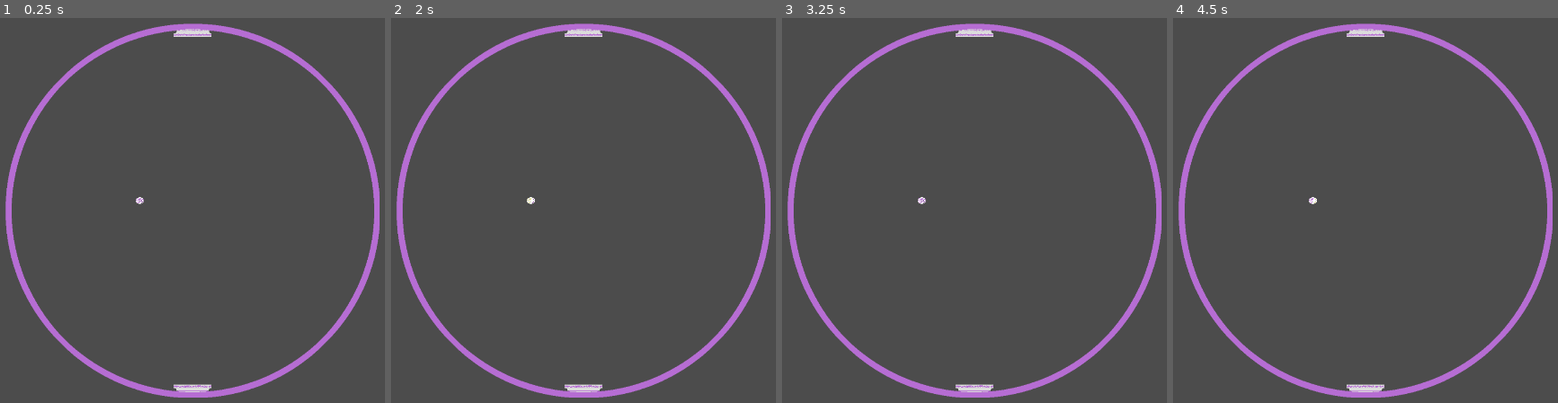
Above: before the commit, frames 1-4 (left to right).
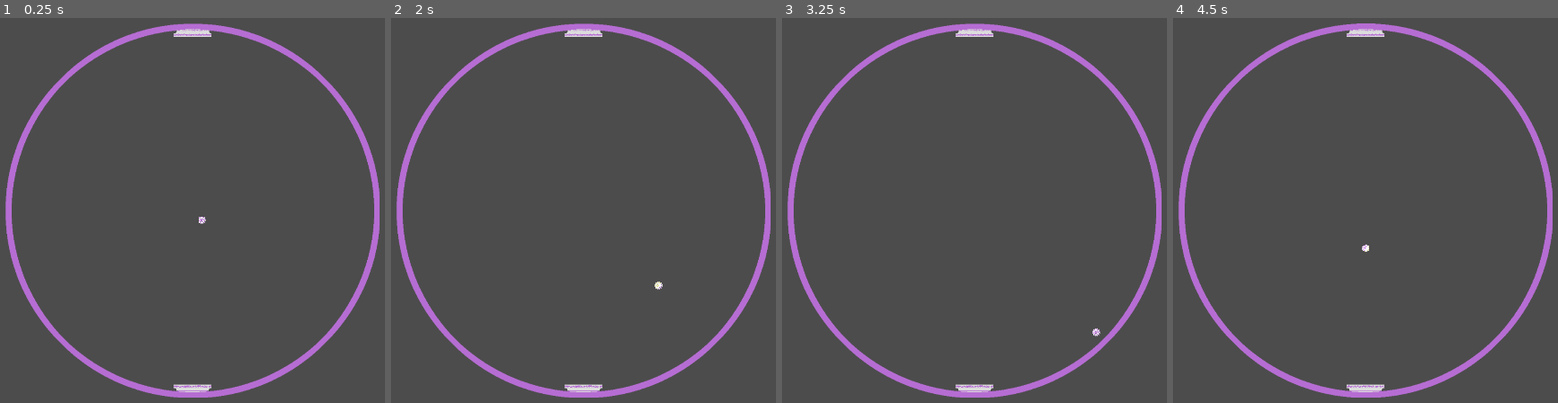
Above: after the commit, the same moments.

Repository: tannercantlay/Star-Pong
Game: Godot game, scene res://Scenes/OuterCollider.tscn
Two runs of this game, one before a commit and one after it. Both use one fixed random seed, a clock stepped at 60 frames per second and the inputs below.
Inputs:
- Up to frame 1 (0.25 s): no input
- Up to frame 2 (2 s): tap Enter at 0.5 s; tap Space at 1.25 s
- Up to frame 3 (3.25 s): tap Enter at 2 s; tap Space at 2.75 s
- Up to frame 4 (4.5 s): tap Enter at 3.5 s; tap Space at 4.25 s

The runs differ from the first frame. In frame 1, less than 0.1% of the frame differs, in the area x 35-54%, y 46-54%; in frame 2, less than 0.1%; in frame 3, less than 0.1%; in frame 4, 0.5%, in the area x 1-99%, y 1-99%.
Error before the commit: Parse Error: The method "set_pos" isn't declared in the current class. (res://ball.gd:37)

Commit message:
ball reset and score incrementation

Diff:
--- a/Pong/Scenes/OuterCollider.tscn
+++ b/Pong/Scenes/OuterCollider.tscn
@@ -7,6 +7,7 @@
 [ext_resource path="res://paddle2.gd" type="Script" id=5]
 [ext_resource path="res://Sprites/SpriteSheets/Platform_P.png" type="Texture" id=6]
 [ext_resource path="res://Sprites/SpriteSheets/Ball.png" type="Texture" id=7]
+[ext_resource path="res://gameManager.gd" type="Script" id=8]
 
 [sub_resource type="CanvasItemMaterial" id=1]
 
@@ -59,18 +60,21 @@
 position = Vector2( 0.583742, 2.97754 )
 current = true
 
-[node name="OuterRing_P" type="Sprite" parent="."]
-texture = ExtResource( 1 )
+[node name="Outer ring" type="KinematicBody2D" parent="."]
+position = Vector2( 0, 1.199 )
+script = ExtResource( 8 )
 
-[node name="StaticBody2D" type="StaticBody2D" parent="OuterRing_P"]
-position = Vector2( 0, 1.199 )
-
-[node name="CollisionPolygon2D" type="CollisionPolygon2D" parent="OuterRing_P/StaticBody2D"]
+[node name="CollisionPolygon2D" type="CollisionPolygon2D" parent="Outer ring"]
 material = SubResource( 1 )
 position = Vector2( -45.3893, 146.891 )
 scale = Vector2( 88.7414, 75.6079 )
 build_mode = 1
 polygon = PoolVector2Array( 0.0575035, -8.35868, 0.818746, -8.3942, 1.31438, -8.34034, 1.74577, -8.23261, 2.08537, -8.1 …(2082 unchanged characters)…
+
+[node name="OuterRing_P" type="Sprite" parent="Outer ring/CollisionPolygon2D"]
+position = Vector2( 0.511478, -1.95866 )
+scale = Vector2( 0.0112687, 0.0132261 )
+texture = ExtResource( 1 )
 
 [node name="Paddle1" type="KinematicBody2D" parent="."]
 script = ExtResource( 2 )
@@ -105,7 +109,6 @@
 script = ExtResource( 4 )
 
 [node name="CollisionShape2D" type="CollisionShape2D" parent="Ball"]
-position = Vector2( -141.367, -27.2835 )
 shape = SubResource( 5 )
 
 [node name="ballSprite" type="Sprite" parent="Ball/CollisionShape2D"]
--- a/Pong/ball.gd
+++ b/Pong/ball.gd
@@ -23,24 +23,24 @@
 func _physics_process(delta):
 	var collision = move_and_collide(velocity * delta)
 	if collision:
-		velocity = velocity.bounce(collision.normal)
-
 		# if ball hit the outer ring
 		if collision.collider.has_method("hit"):
-			print("Entered Hit Method")
+			print_debug("Entered Hit Method")
 			collision.collider.hit(lastHit)
 			velocity = Vector2(0,lastHit)
 
 			# repositions ball to center of game, offset up if purple scored or down if yellow scored
 			# ? will call logic from gameManager to update game score, reposition paddles after a score?
 			if lastHit == "yellow":
-				set_pos(0,1)
+				position = Vector2(0,-100)
 			elif lastHit == "purple":
-				set_pos(0,-1)
+				position = Vector2(0,100)
 
 		# if ball hits a paddle
 		if collision.collider.has_method("getTeam"):
+			print_debug("Entered team Method")
 			lastHit = collision.collider.getTeam()
+			velocity = velocity.bounce(collision.normal)
 
 
 	#returnValue = move_and_collide(velocity)
--- a/Pong/gameManager.gd
+++ b/Pong/gameManager.gd
@@ -1,6 +1,7 @@
 extends KinematicBody2D
 
-
+var p1Score = 0
+var p2Score = 0
 # Declare member variables here. Examples:
 # var a = 2
 # var b = "text"
@@ -11,15 +12,16 @@
 	pass # Replace with function body.
 
 func hit(team):
+	print_debug("hitting")
 	var collision = move_and_collide(velocity)
 #	if collision:
 #		if collision.collider.has_method("hit"):
 #			print_debug("ball Entered Hit Method")
 #			collision.collider.hit()
 	if(team == "purple"):
-		print ("team 1")
-	if(team == yellow):
-		print("team 2")
+		p1Score += 1
+	if(team == "yellow"):
+		p2Score += 1
 	pass
 
 # Called every frame. 'delta' is the elapsed time since the previous frame.
--- a/Pong/paddle1.gd
+++ b/Pong/paddle1.gd
@@ -11,14 +11,15 @@
 var radius = 22.5
 var rotation_dir
 var rotation_speed = 30
-var team = -1
+var team = "purple"
 #var teamColor = player.color or whatever
 
 # Called when the node enters the scene tree for the first time.
 func _ready():
 	rotation_dir = 0
 	pass
-
+func getTeam():
+	return team
 
 # Called every frame. 'delta' is the elapsed time since the previous frame.
 func _physics_process(delta):
--- a/Pong/paddle2.gd
+++ b/Pong/paddle2.gd
@@ -11,7 +11,7 @@
 var radius = 22.5
 var rotation_dir
 var rotation_speed = 30
-var team = 1
+var team = "yellow"
 #var teamColor = player.color or whatever
 
 # Called when the node enters the scene tree for the first time.
@@ -20,7 +20,8 @@
 	rotation_dir = 0
 	pass
 #
-
+func getTeam():
+	return team
 
 
 
Not shown: 1 places in Pong/Scenes/OuterCollider.tscn that only renumber resources
